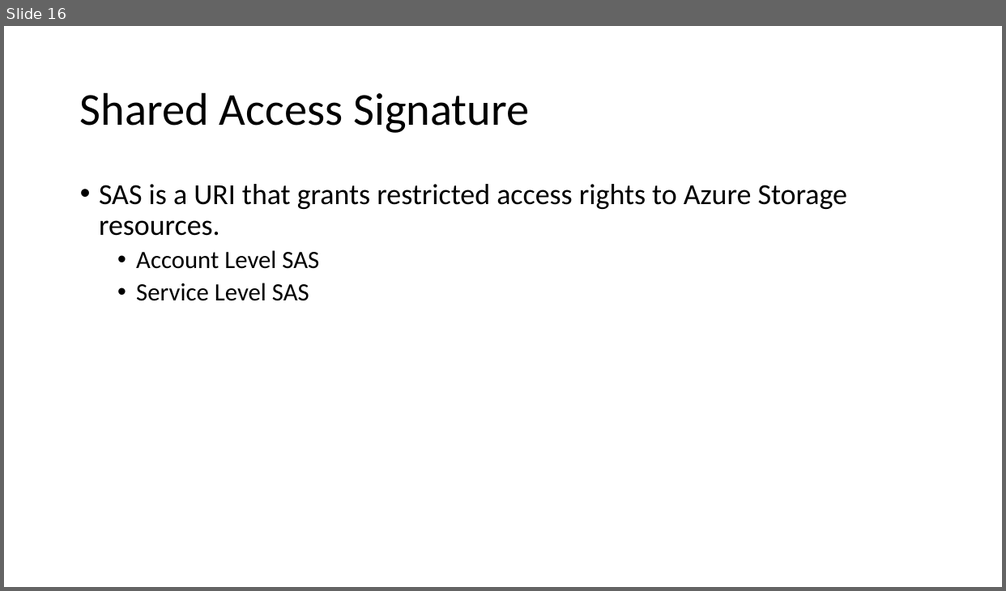
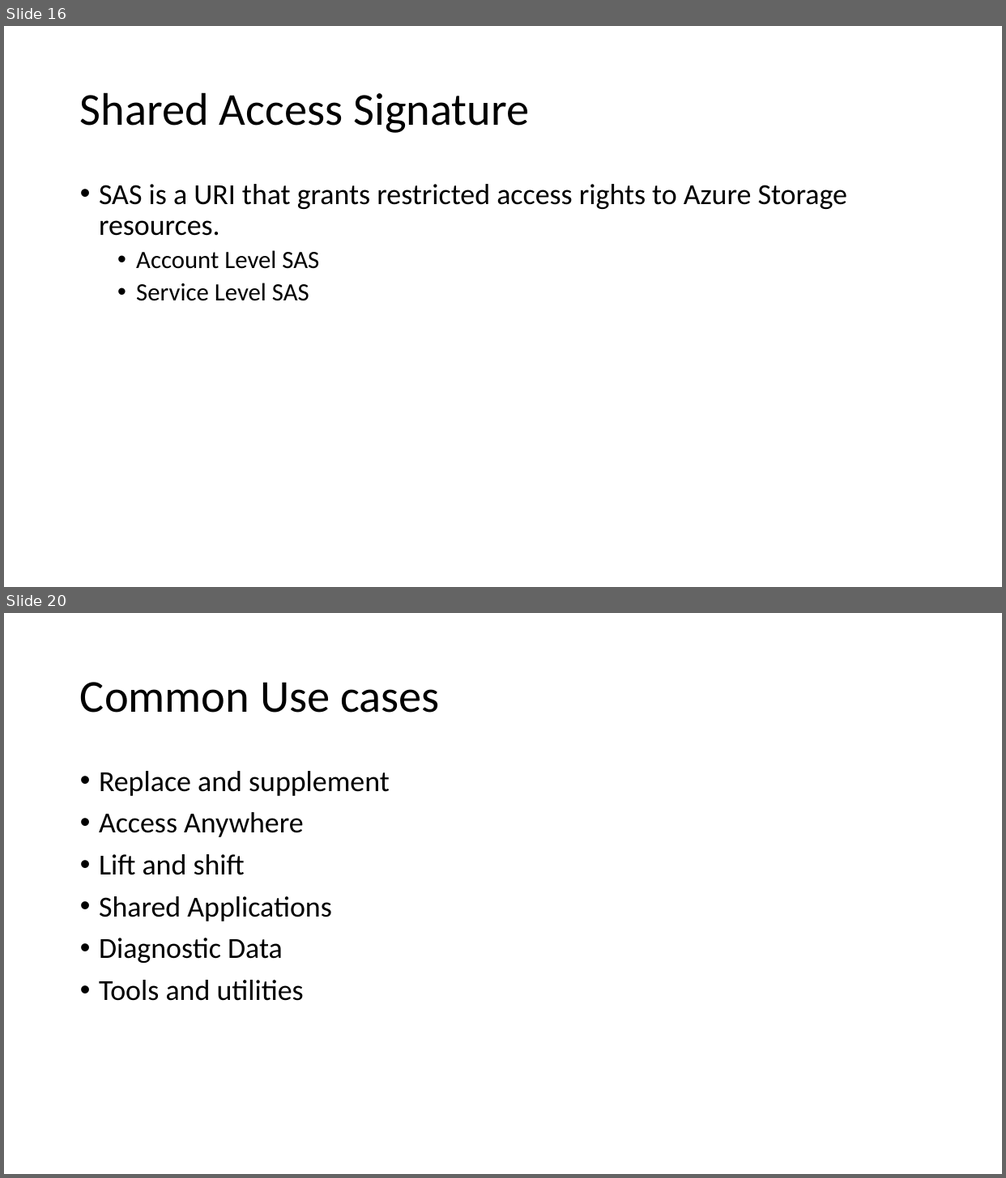
Before and after one commit to ayushrathi15/9July-AZ104, a slide deck: Azure Storage.pptx. Shown one above the other, each under a label of ours: slide 16 before the commit, slides 16 and 20 after it; the slides between them are not shown. The pictures are 1006x591 and 1006x1178 pixels, drawn with LibreOffice and Linux fonts; fonts in the diff are those of the drawing. Boxes give left, top, right and bottom in pixels: in the first picture for what was removed or moved away, otherwise in the second. Text is boxed around its words. In the diff, an @@ line names an element or a change of style, - is before the commit and + after.

```diff
--- a/Azure Storage.pptx
+++ b/Azure Storage.pptx
@@ slide 20 added at (4,613,1002,1174), background #FFFFFF @@
@@ title added at (80,682,440,713), 44 pt, text #000000 @@
+Common Use cases
@@ text added at (99,771,390,1001), 28 pt, text #000000 @@
+• Replace and supplement
+• Access Anywhere
+• Lift and shift
+• Shared Applications
+• Diagnostic Data
+• Tools and utilities
```
Also in this commit, not shown: 1 slide changed, 7 other slides added.
